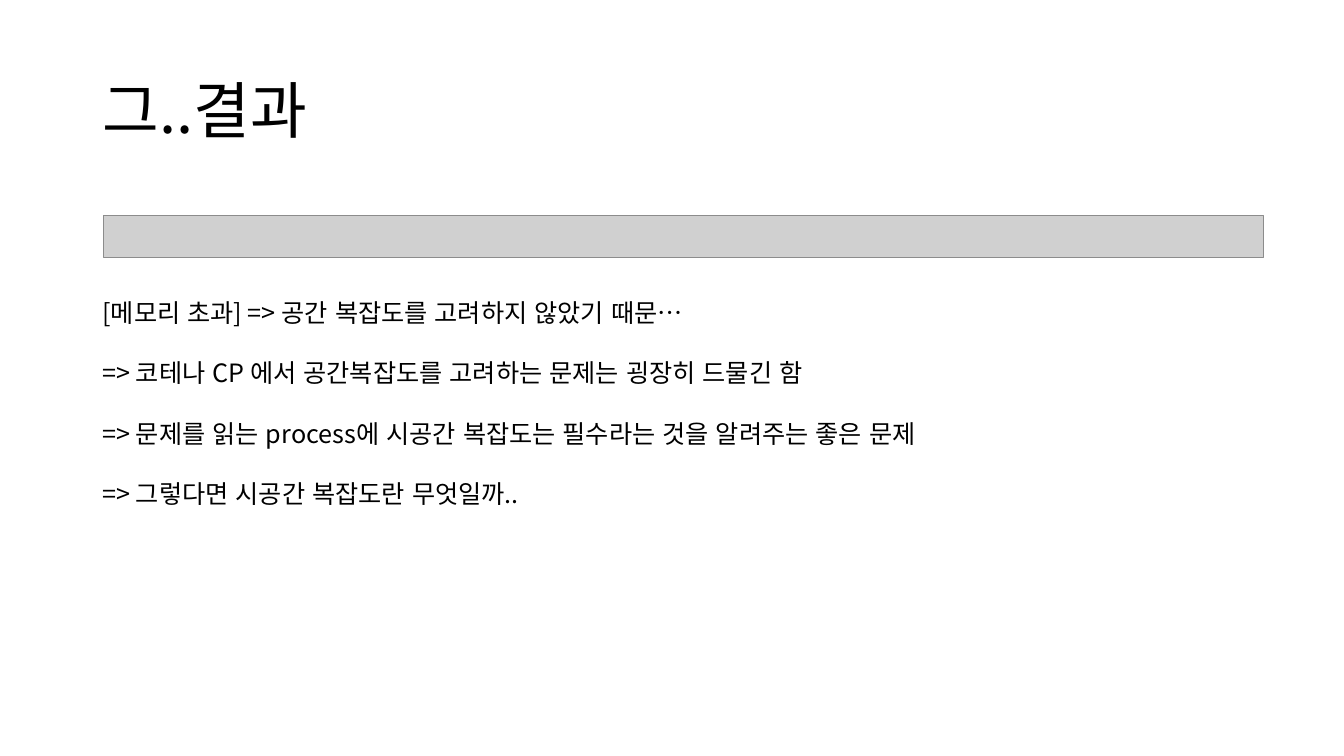
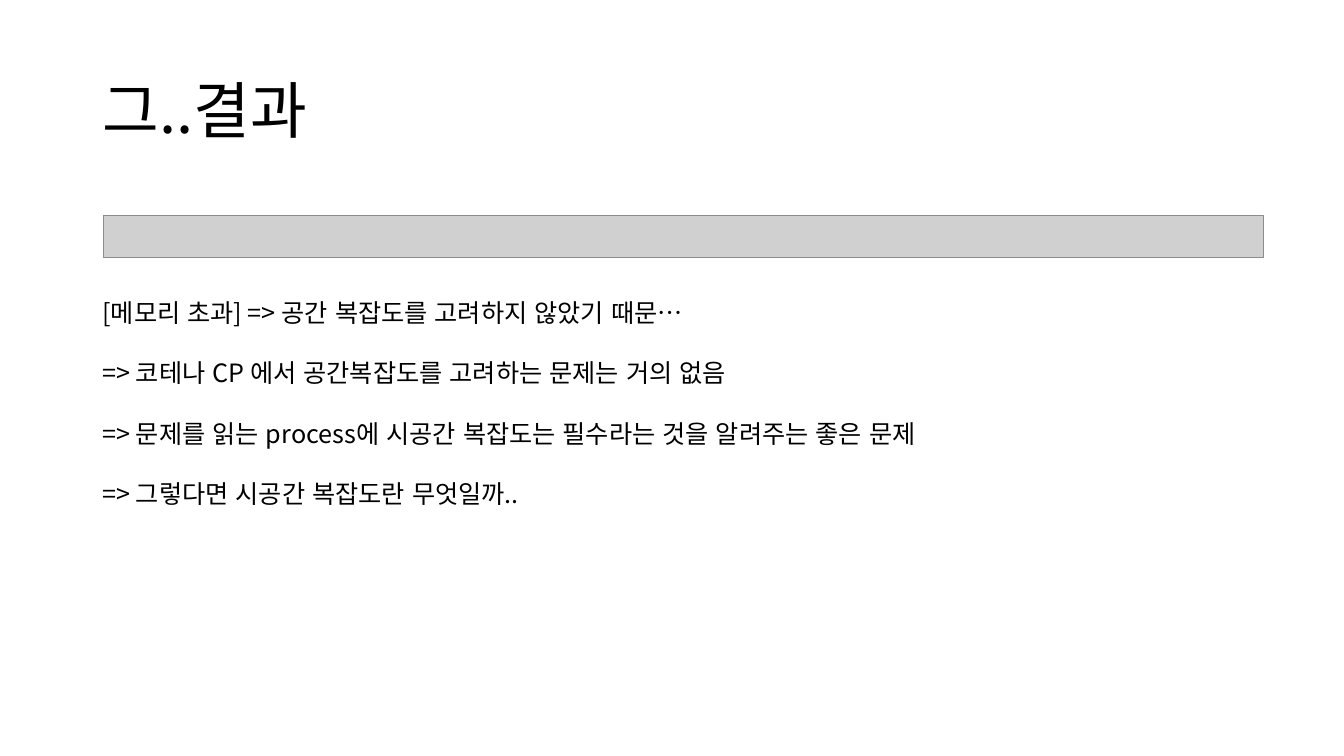
Before and after one commit to quizoverflow/2023_Algorithm_Study, a slide deck: slide 6 of 2주차 기초/2주차 기초.pptx. Drawn at 1344x756 pixels with LibreOffice and Linux fonts; fonts in the diff are those of the drawing; grey boxes stand for pictures. Boxes give left, top, right and bottom in pixels: in the first picture for what was removed or moved away, otherwise in the second. Text is boxed around its words. In the diff, an @@ line names an element or a change of style, - is before the commit and + after.

```diff
--- a/2주차 기초/2주차 기초.pptx
+++ b/2주차 기초/2주차 기초.pptx
@@ text at box(102, 301, 915, 505): text changed @@
-[메모리 초과] => 공간 복잡도를 고려하지 않았기 때문…
-=> 코테나 CP 에서 공간복잡도를 고려하는 문제는 굉장히 드물긴 함
-=> 문제를 읽는 process에 시공간 복잡도는 필수라는 것을 알려주는 좋은 문제
-=> 그렇다면 시공간 복잡도란 무엇일까..
+[메모리 초과] => 공간 복잡도를 고려하지 않았기 때문…
+=> 코테나 CP 에서 공간복잡도를 고려하는 문제는 거의 없음
+=> 문제를 읽는 process에 시공간 복잡도는 필수라는 것을 알려주는 좋은 문제
+=> 그렇다면 시공간 복잡도란 무엇일까..
```
Also in this commit, not shown: 2 other slides changed, 1 other file.
